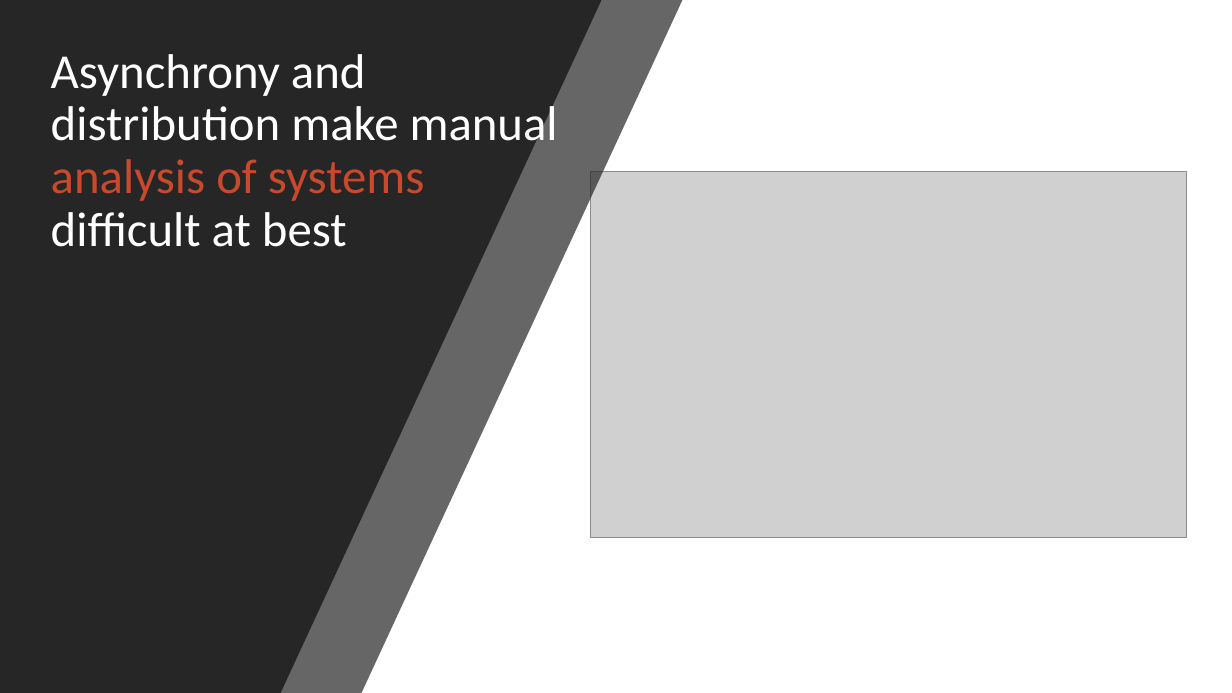
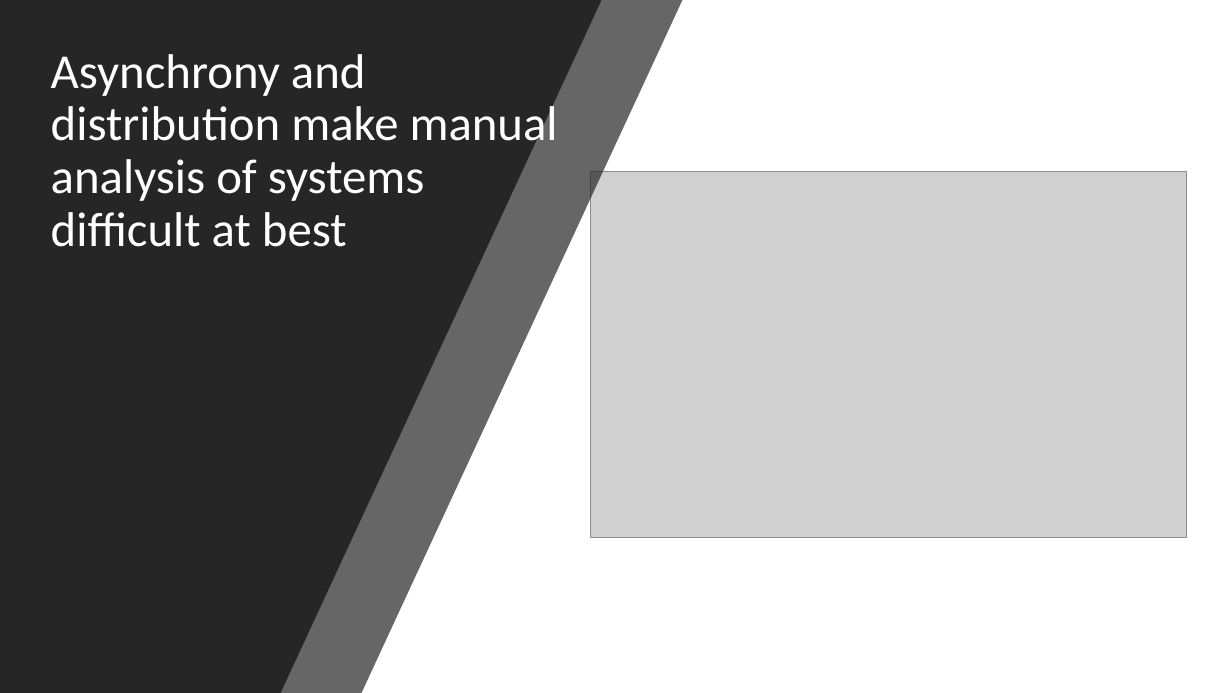
Before and after one commit to ericmercer/SPIN-bpmn-cwp-verification-paper, a slide deck: slide 4 of presentation/syscon-2022.pptx. Drawn at 1232x693 pixels with LibreOffice and Linux fonts; fonts in the diff are those of the drawing; grey boxes stand for pictures. Boxes give left, top, right and bottom in pixels: in the first picture for what was removed or moved away, otherwise in the second. Text is boxed around its words. In the diff, an @@ line names an element or a change of style, - is before the commit and + after.

```diff
--- a/presentation/syscon-2022.pptx
+++ b/presentation/syscon-2022.pptx
@@ text "Asynchrony and distribution make manual ..." at box(51, 54, 558, 247): text colour #C9492C to #FFFFFF in "analysis of systems" @@
```
Also in this commit, not shown: 9 other slides changed.
